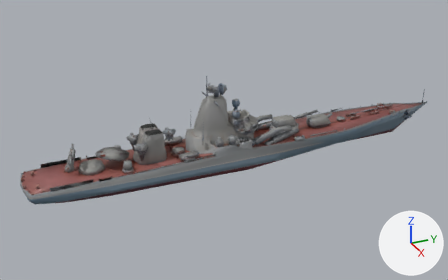
Two versions of the glTF model client/public/assets/ships/hull_cruiser.glb, one commit apart.
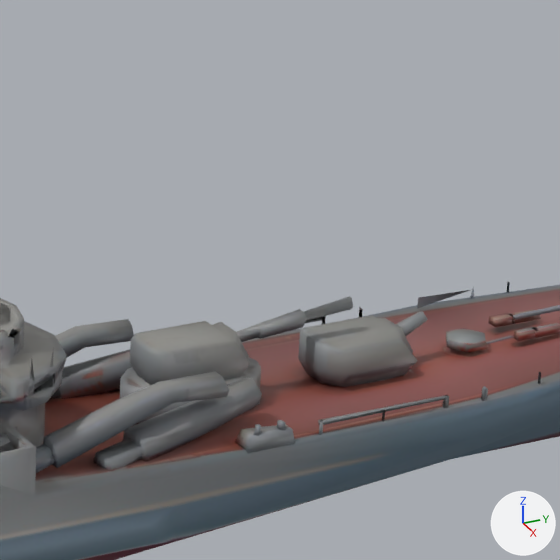
The first picture shows the older version from a 50 mm lens placed at (200.1, -101.6, 107.5), pointed at (-1.0, -11.0, 6.9). The close-ups show the older and then the newer version on the part from 55% to 80% of the width and 17% to 59% of the height of that picture. Only the edits that show in the close-ups are written down. Every picture has the same lights, and +X, +Y and +Z are marked at lower right. Where no turn or scale is listed for an object, it has been applied to the vertices. Vertices at exactly the same position are counted once.

Names of what the first close-up shows: 'geometry_0'.
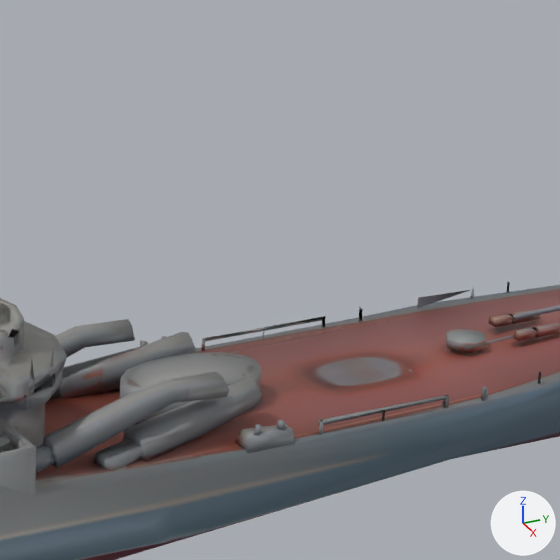
The newer file is also turned or shifted as a whole; pictures and numbers use the older file's frame.

Boxes [x1, y1, x2, y2] around the edits, measured in the close-ups (560 x 560 px):
part 1 of me_meshes_0, deleted: before [236, 296, 353, 342]
part 2 of me_meshes_0, deleted: before [298, 315, 417, 387]
part 3 of me_meshes_0, deleted: before [396, 311, 428, 336]
part 4 of me_meshes_0, deleted: before [130, 321, 250, 385]

Diff of the bpy script that builds the scene:
```diff
--- a/client/public/assets/ships/hull_cruiser.glb.py
+++ b/client/public/assets/ships/hull_cruiser.glb.py
@@ me_meshes_0 @@
 # used by ob_geometry_0; location = (0.0, 0.0, 0.0)
-me_meshes_0.from_pydata(...)  # 2526 vertices, 4576 faces; spans x -11.0..11.0, y -88.0..88.0, z -4.0..33.0
+me_meshes_0.from_pydata(...)  # 2405 vertices, 4342 faces; spans x -11.0..11.0, y -88.0..88.0, z -4.0..33.0
+# me_meshes_0 part 1: the loose piece of 36 vertices spanning x -1.0..1.0, y 18.0..30.0, z 11.0..13.0 is deleted
+# me_meshes_0 part 2: the loose piece of 36 vertices spanning x -3.0..3.0, y 26.0..36.0, z 6.0..10.0 is deleted
+# me_meshes_0 part 3: the loose piece of 12 vertices spanning x -1.0..1.0, y 34.0..38.0, z 8.0..11.0 is deleted
+# me_meshes_0 part 4
+# 24 vertices are removed from x -3.0..3.0, y 10.0..20.0, z 10.0..13.0
+# 56 faces are deleted
+# other edits to the shape of me_meshes_0 do not show in these pictures
 me_meshes_0.materials.append(mat_geometry_0_material)
```
